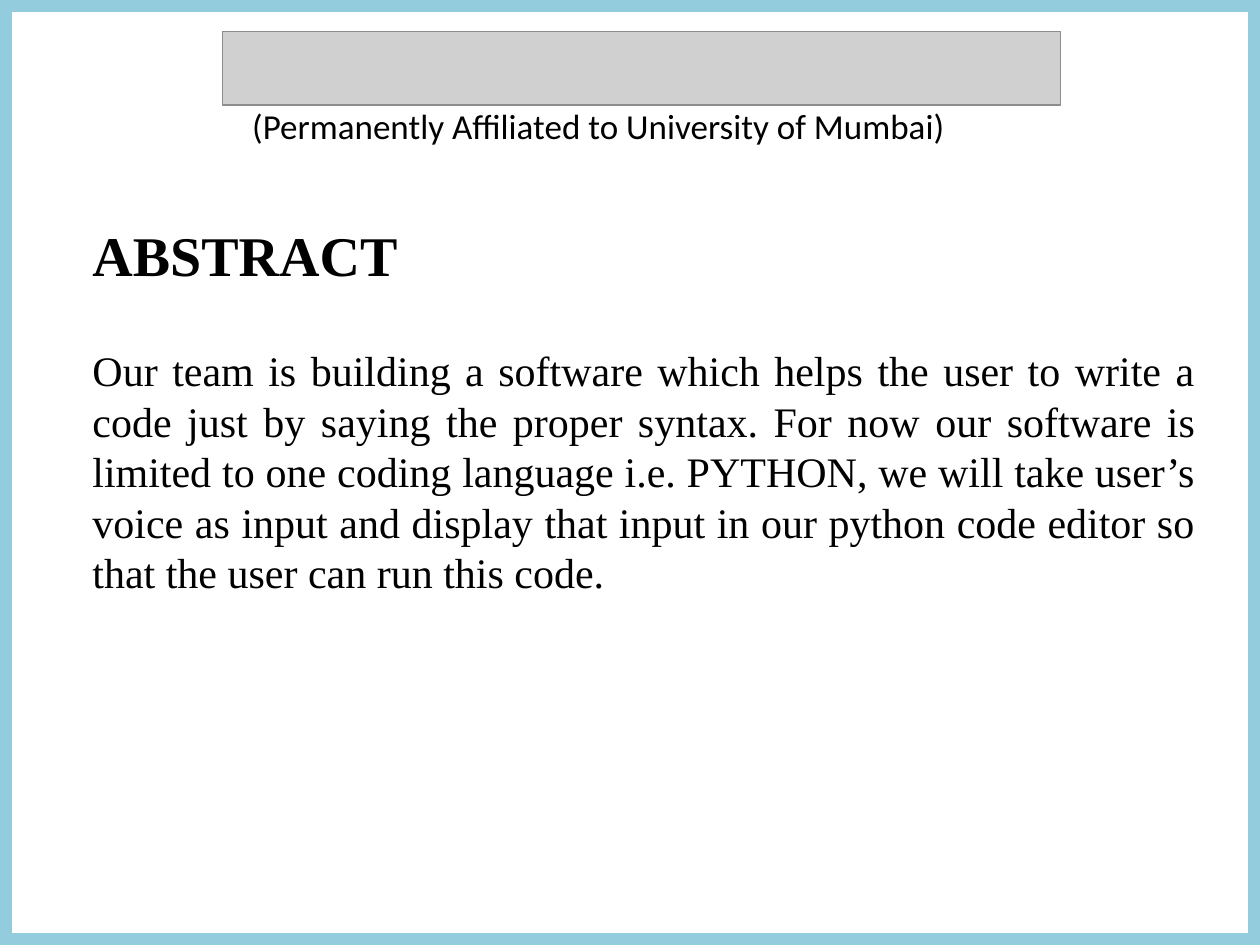
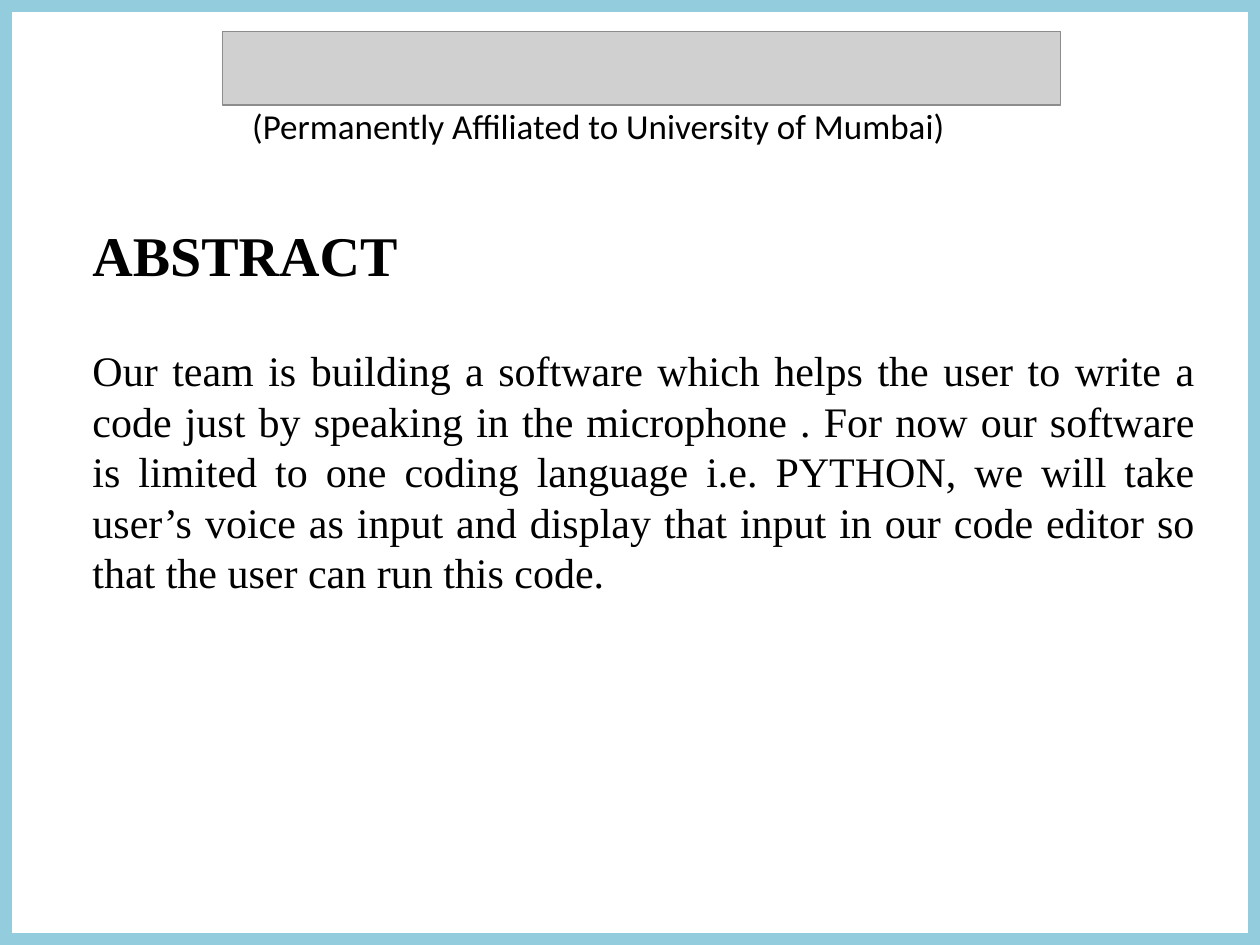
Before and after one commit to ASSASSIN21r/Speech-to-code, a slide deck: slide 3 of SPEECHTOCODECONVERTOR.pptx. Drawn at 1260x945 pixels with LibreOffice and Linux fonts; fonts in the diff are those of the drawing; grey boxes stand for pictures. Boxes give left, top, right and bottom in pixels: in the first picture for what was removed or moved away, otherwise in the second. Text is boxed around its words. In the diff, an @@ line names an element or a change of style, - is before the commit and + after.

```diff
--- a/SPEECHTOCODECONVERTOR.pptx
+++ b/SPEECHTOCODECONVERTOR.pptx
@@ text at (x1=92, y1=356, x2=1195, y2=589): text changed @@
-Our team is building a software which helps the user to write a code just by saying the proper syntax. For now our software is limited to one coding language i.e. PYTHON, we will take user’s voice as input and display that input in our python code editor so that the user can run this code.
+Our team is building a software which helps the user to write a code just by speaking in the microphone . For now our software is limited to one coding language i.e. PYTHON, we will take user’s voice as input and display that input in our code editor so that the user can run this code.
```
Also in this commit, not shown: 6 other slides changed.
